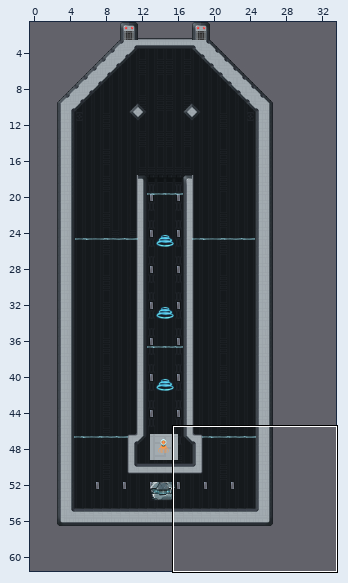
Two states of a Tiled map (JSON), core/assets/levels/level_2/level_0.tmj. The picture above shows the old version from afar; the outline marks the close-up.
Close-up. Before the edit:
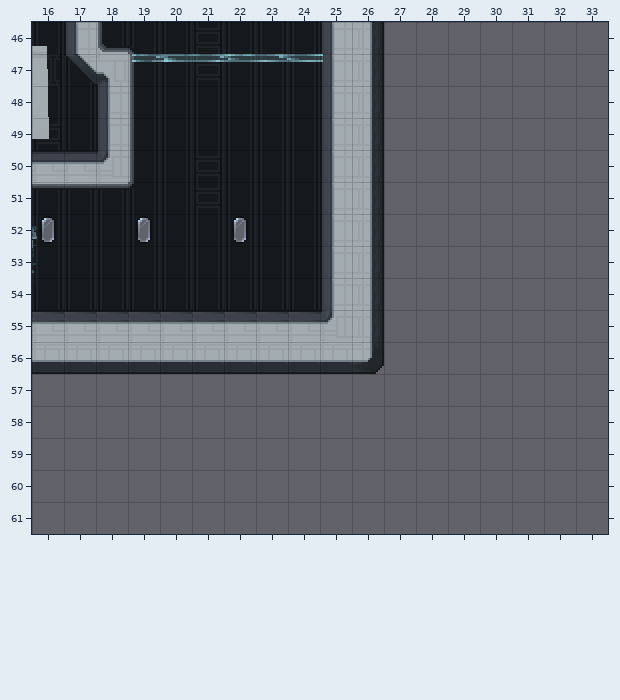
Cells are 16x16 px. Shown: x 16..33, y 46..61. The commit also changed other parts of the map, which this record leaves out.
After:
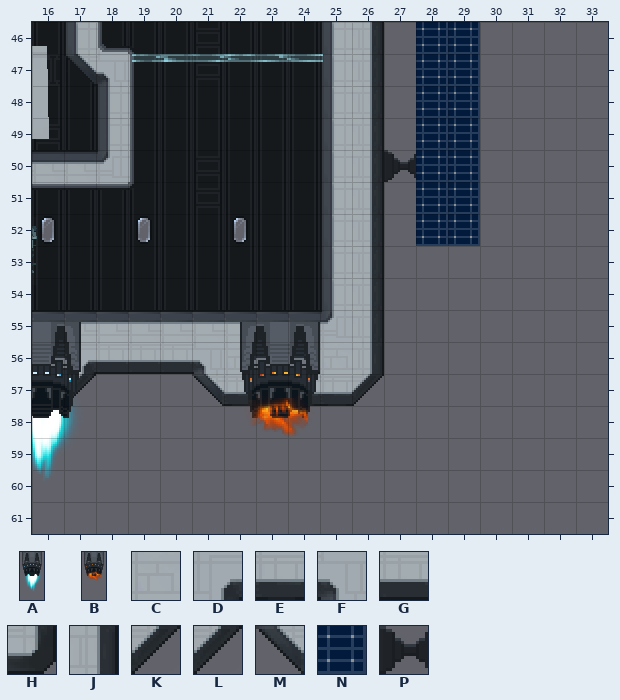
Key: from "objects": A 17 "engine", B 18 "engine_broken"; from "space-tiles": C 18, D 28, E 29, F 30, G 34, H 35, J 44, K 90, L 103, M 107, N 225, P 228.
_ is an empty cell.
Objects are placed by their top-left corner, in cells (3,4 is the top-left corner of cell 3,4); size is 1x1 cell unless given.
Changes in this commit:
{"where": "layer \"Foreground\""}
{"y":46,"x":28,"old":"__","new":"NN"}
{"y":47,"x":28,"old":"__","new":"NN"}
{"y":48,"x":28,"old":"__","new":"NN"}
{"y":49,"x":28,"old":"__","new":"NN"}
{"y":50,"x":27,"old":"___","new":"PNN"}
{"y":51,"x":28,"old":"__","new":"NN"}
{"y":52,"x":28,"old":"__","new":"NN"}
{"y":56,"x":17,"old":"G","new":"D"}
{"y":56,"x":21,"old":"GG","new":"FC"}
{"y":56,"x":25,"old":"GH","new":"CJ"}
{"y":57,"x":17,"old":"_","new":"L"}
{"y":57,"x":21,"old":"______","new":"MEEEEK"}
{"where": "layer \"objects\""}
{"now": "B \"engine_broken\" at 22.2,55.4 size 3x6"}
{"now": "A \"engine\" at 14.8,55.4 size 3x6"}
{"label":"added","picture_box":[384,22,480,246]}
{"label":"changed","picture_box":[32,322,96,482]}
{"label":"changed","picture_box":[192,322,384,438]}
